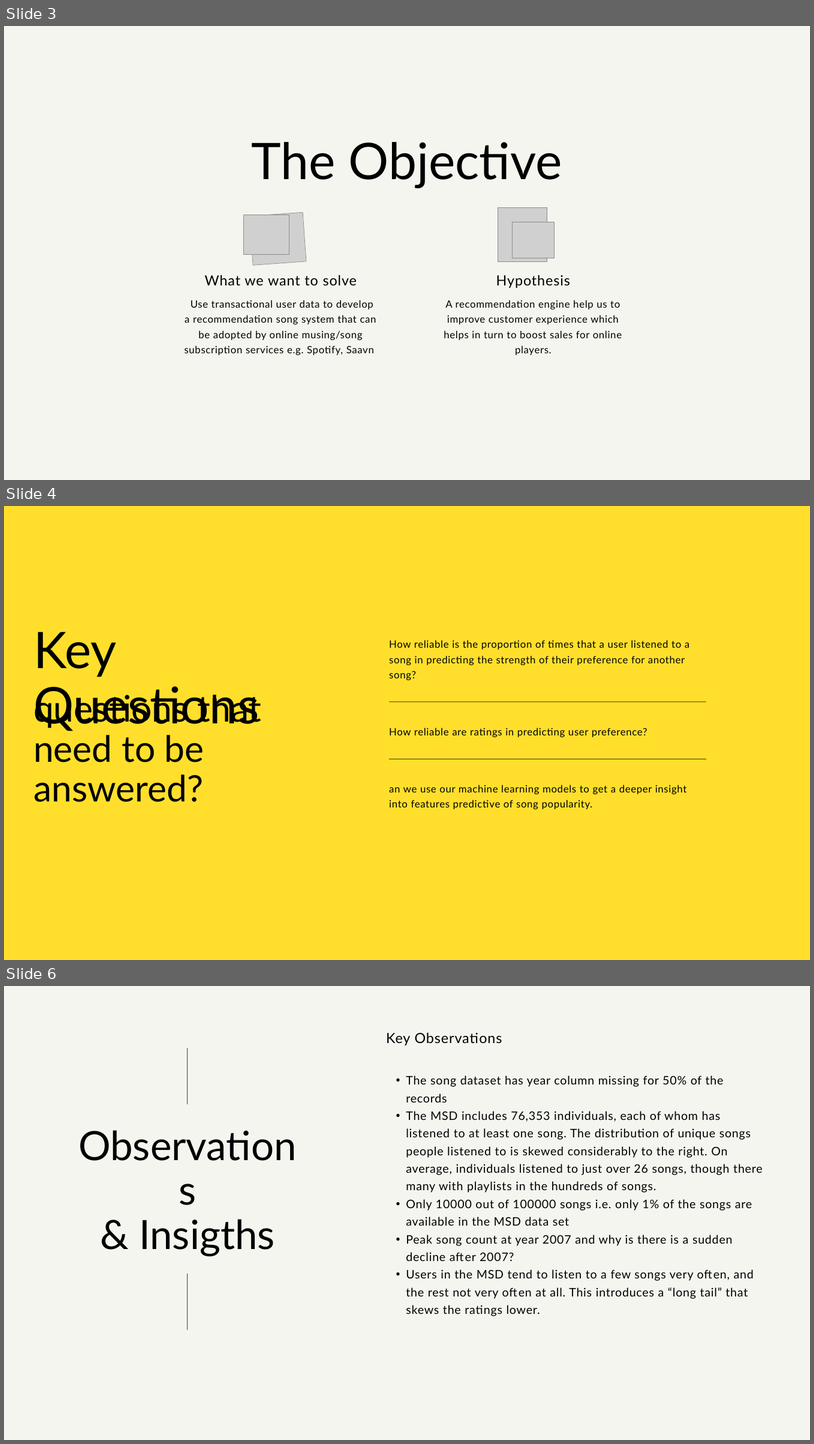
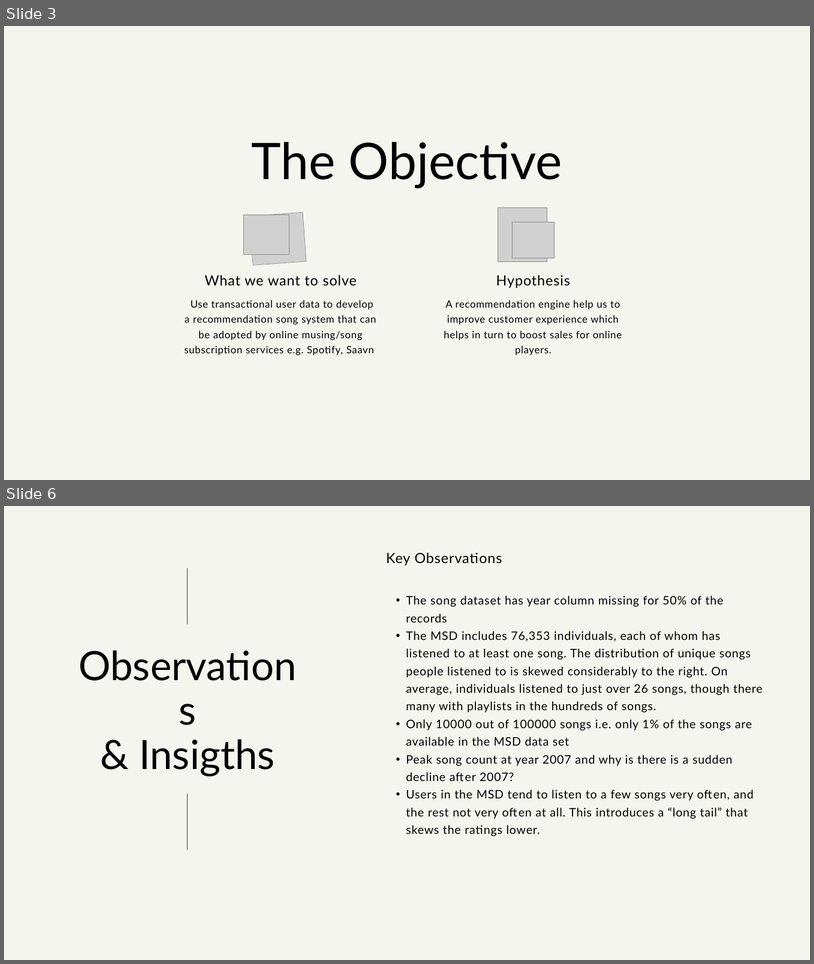
Before and after one commit to vrlnarayana/capstone-gl, a slide deck: Capstone Project - OCT20B- Milestone 1.pptx. Shown one above the other, each under a label of ours: slides 3, 4 and 6 before the commit, slides 3 and 6 after it; the slides between them are not shown. The pictures are 814x1444 and 814x964 pixels, drawn with LibreOffice and Linux fonts; fonts in the diff are those of the drawing; grey boxes stand for pictures. Boxes give left, top, right and bottom in pixels: in the first picture for what was removed or moved away, otherwise in the second. Text is boxed around its words. In the diff, an @@ line names an element or a change of style, - is before the commit and + after.

```diff
--- a/Capstone Project - OCT20B- Milestone 1.pptx
+++ b/Capstone Project - OCT20B- Milestone 1.pptx
@@ slide 4 removed at (x1=4, y1=506, x2=810, y2=960), background #FFDF2B @@
@@ text removed at (x1=33, y1=631, x2=188, y2=728) @@
-Key Questions
@@ text removed at (x1=33, y1=686, x2=260, y2=802) @@
-questions that need to be answered?
@@ group removed at (x1=389, y1=640, x2=707, y2=809): 3 texts, 2 rectangles @@
-How reliable is the proportion of times that a user listened to a song in predicting the strength of their preference for another song?
-How reliable are ratings in predicting user preference?
-an we use our machine learning models to get a deeper insight into features predictive of song popularity.
```
Also in this commit, not shown: 3 slides changed, 1 slide added.
